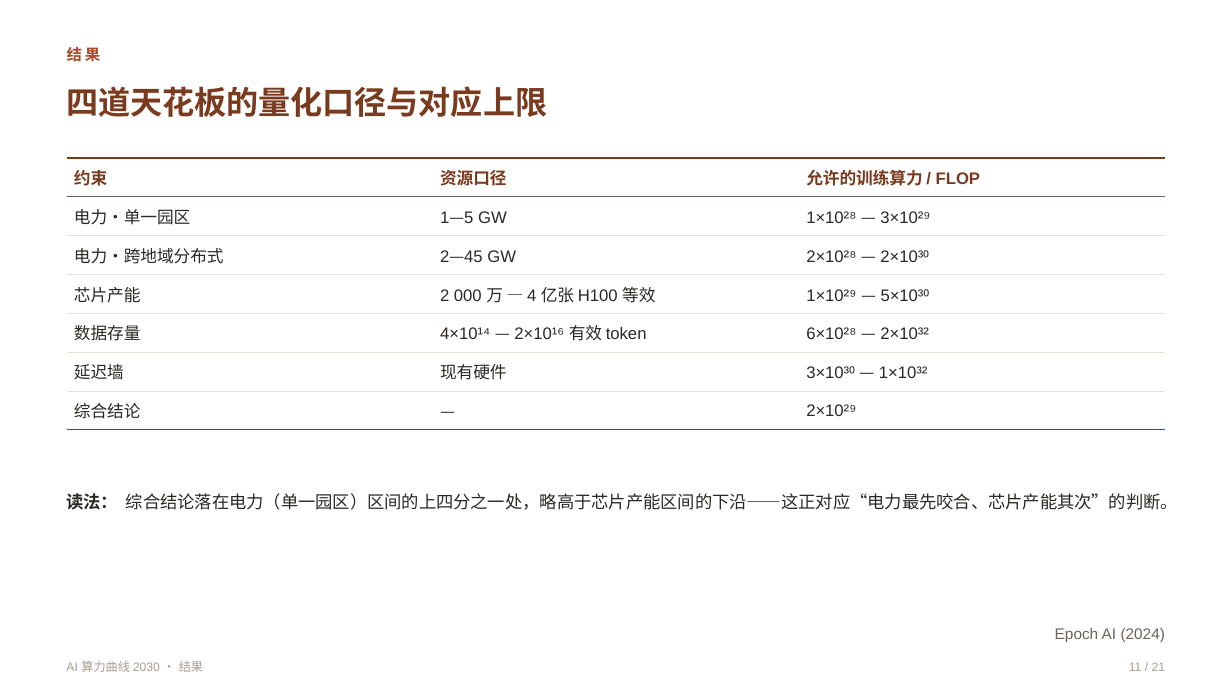
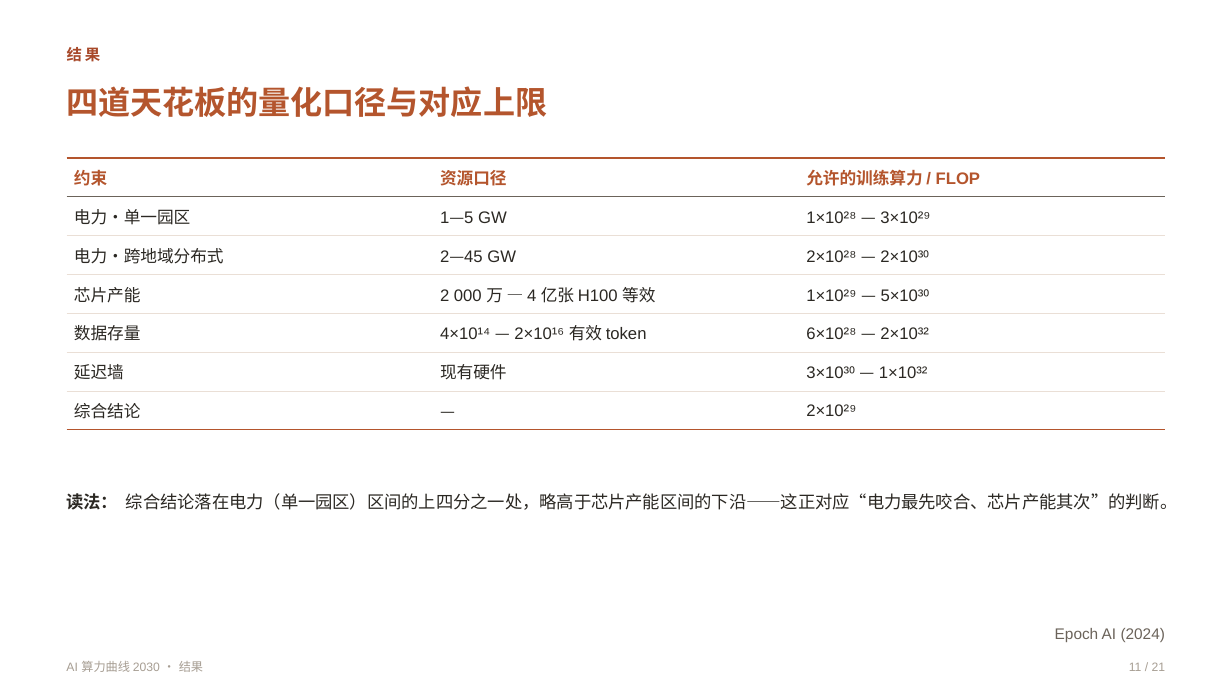
Before and after one commit to qingguang0309/academic-skills, a slide deck: slide 11 of examples/ai-2030-slides/ai2030_talk.pptx. Drawn at 1232x693 pixels with LibreOffice and Linux fonts; fonts in the diff are those of the drawing. Boxes give left, top, right and bottom in pixels: in the first picture for what was removed or moved away, otherwise in the second. Text is boxed around its words. In the diff, an @@ line names an element or a change of style, - is before the commit and + after.

```diff
--- a/examples/ai-2030-slides/ai2030_talk.pptx
+++ b/examples/ai-2030-slides/ai2030_talk.pptx
@@ text "四道天花板的量化口径与对应上限" at bbox=[67, 86, 548, 117]: text colour #7A3A1D to #B4552D @@
@@ table at bbox=[67, 158, 1165, 423] @@
@@ text colour #7A3A1D to #B4552D in "约束", "资源口径", "允许的训练算力 / FLOP" @@
@@ borders changed @@
```
Also in this commit, not shown: 20 other slides changed, 8 other files.
